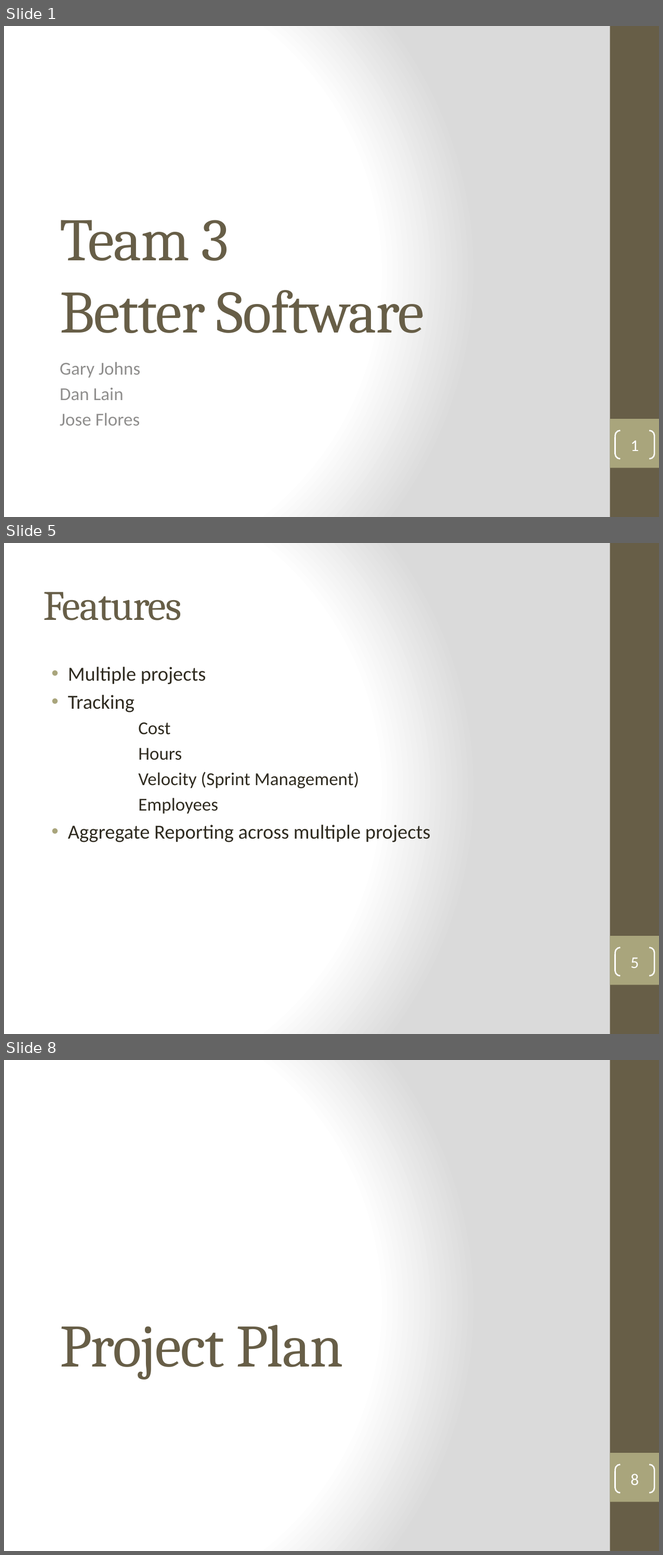
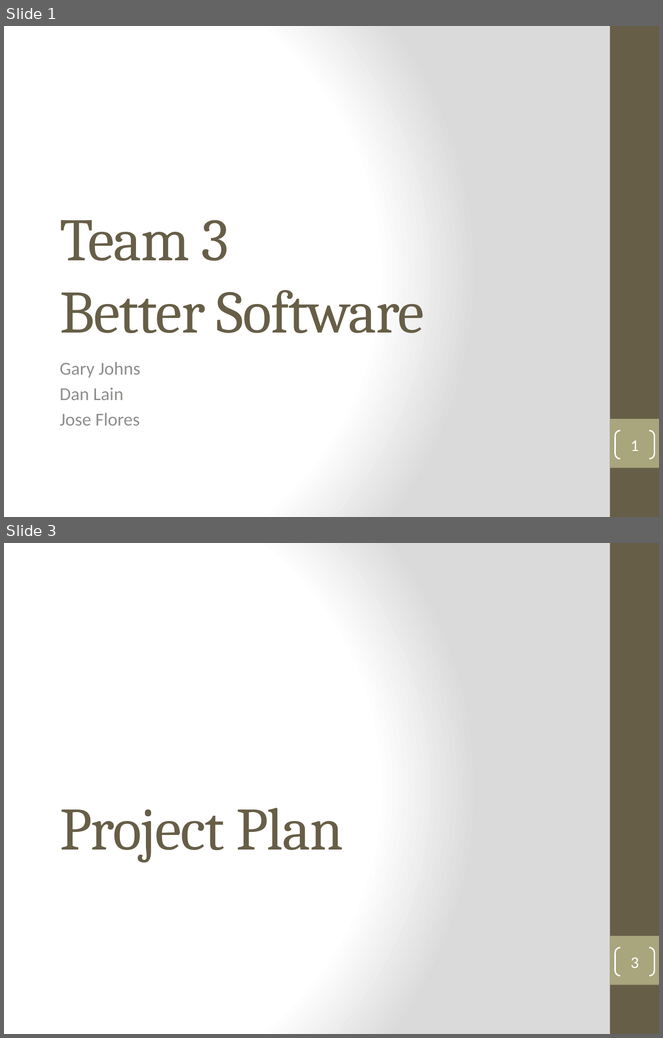
Before and after one commit to DanLain/ProjectManagement, a slide deck: Project Plan/Team 3 Vision and Proejct Plan.pptx. Shown one above the other, each under a label of ours: slides 1, 5 and 8 before the commit, slides 1 and 3 after it; the slides between them are not shown. The pictures are 663x1555 and 663x1038 pixels, drawn with LibreOffice and Linux fonts; fonts in the diff are those of the drawing. Boxes give left, top, right and bottom in pixels: in the first picture for what was removed or moved away, otherwise in the second. Text is boxed around its words. In the diff, an @@ line names an element or a change of style, - is before the commit and + after.

```diff
--- a/Project Plan/Team 3 Vision and Proejct Plan.pptx
+++ b/Project Plan/Team 3 Vision and Proejct Plan.pptx
@@ slide 5 removed at box(4, 543, 659, 1034), background gradient #FFFFFF to #DADADA; not listed: 2 template elements that a slide beside it also shows @@
@@ title removed at box(44, 592, 182, 620) @@
-Features
@@ text removed at box(68, 667, 431, 843) @@
-• Multiple projects
-• Tracking
-  Cost
-  Hours
-  Velocity (Sprint Management)
-  Employees
-  • Aggregate Reporting across multiple projects
@@ page number removed at box(616, 948, 655, 976) @@
-5
@@ what was slide 8 is now slide 3 @@
@@ page number at box(631, 957, 639, 968): text changed @@
-8
+3
```
Also in this commit, not shown: 2 slides changed, 6 slides added, 10 other slides removed.
